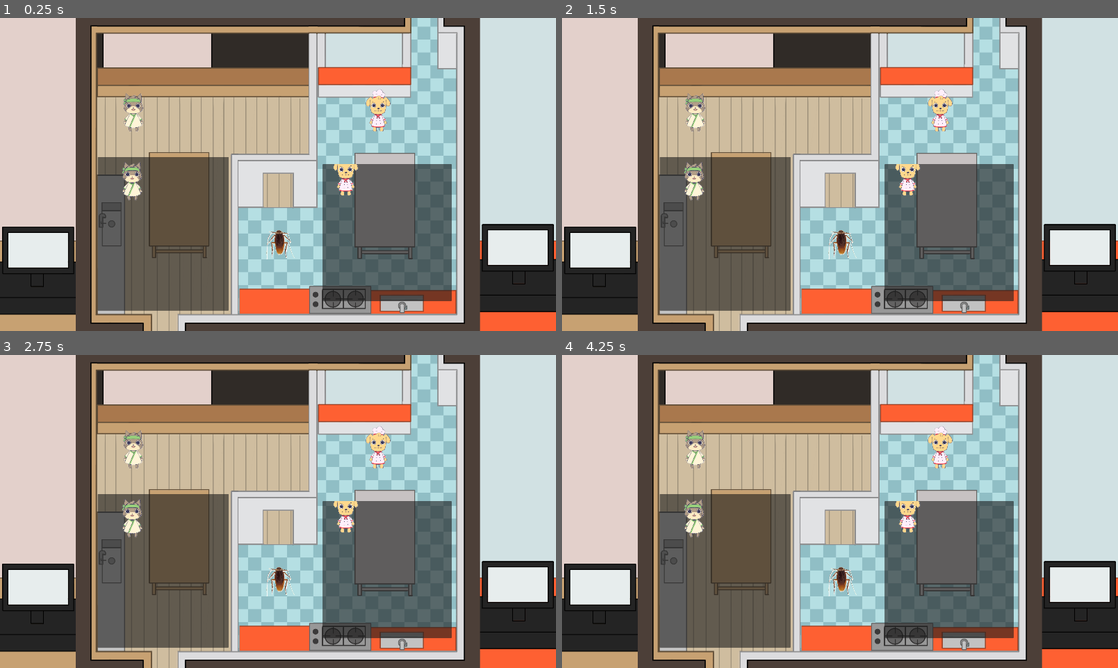
Above: before the commit, frames 1-4 (two rows, left to right).
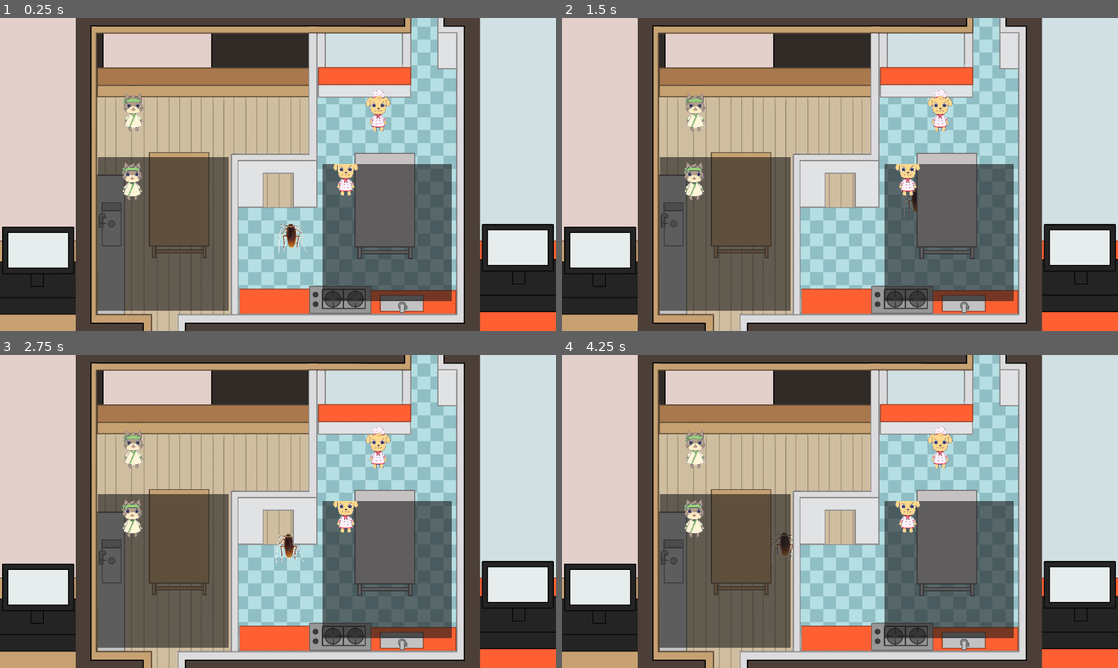
Above: after the commit, the same moments.

Repository: Haileyliuu/CookingGame
Game: Godot game, scene res://Scenes/main.tscn
Same seed, same stepped clock (60 frames per second), same inputs: the game is played once before the commit and once after it.
Inputs:
- Up to frame 1 (0.25 s): no input
- Up to frame 2 (1.5 s): hold E (cat_select) 0.53-1.28 s; tap F (cat_chop) at 0.77 s; tap Shift (dog_select) at 1.35 s
- Up to frame 3 (2.75 s): tap F (cat_chop) at 1.52 s; hold E (cat_select) from 2.03 s (still down)
- Up to frame 4 (4.25 s): release E (cat_select) at 2.78 s; tap Shift (dog_select) at 2.85 s; tap F (cat_chop) at 3.02, 3.77 s; tap Enter at 3.5 s; hold E (cat_select) from 3.53 s (still down)

The runs differ from the first frame. In frame 1, 0.4% of the frame differs, in the area x 47-56%, y 65-78%; in frame 2, 0.3%; in frame 3, 0.4%, in the area x 47-55%, y 57-78%; in frame 4, 0.4%.

Commit message:
cockroach

Diff:
--- a/cooking-game/Scenes/cockroach.tscn
+++ b/cooking-game/Scenes/cockroach.tscn
@@ -6,7 +6,7 @@
 [sub_resource type="CircleShape2D" id="CircleShape2D_6yktk"]
 radius = 50.0
 
-[node name="Cockroach" type="CharacterBody2D"]
+[node name="Cockroach" type="Area2D"]
 script = ExtResource("1_tj5fg")
 
 [node name="Sprite2D" type="Sprite2D" parent="."]
--- a/cooking-game/Scenes/main.tscn
+++ b/cooking-game/Scenes/main.tscn
@@ -22,9 +22,10 @@
 [ext_resource type="PackedScene" uid="uid://5vcp8rmx38c6" path="res://Scenes/cockroach.tscn" id="20_hibaj"]
 
 [sub_resource type="NavigationPolygon" id="NavigationPolygon_hibaj"]
-vertices = PackedVector2Array(88.109375, -497.95313, 91.88281, -158.53125, 53, -160.53125, -621.90625, -495.03906, 599.97656, 147.9375, -134, 144.04688, -134, -115.86719, -54.882813, -114.859375, 53, -108.8125, 146.90625, -489.02344, 599.0078, -489.96875, 143.92969, -119.0625, -175.95313, -173, -177.95313, 229.96875, -616.0703, 229.02344, -61, -173)
-polygons = Array[PackedInt32Array]([PackedInt32Array(0, 1, 2, 3), PackedInt32Array(4, 5, 6, 7, 8), PackedInt32Array(9, 10, 4, 11), PackedInt32Array(12, 13, 14, 3), PackedInt32Array(3, 2, 8, 15), PackedInt32Array(8, 11, 4), PackedInt32Array(8, 7, 15), PackedInt32Array(3, 15, 12)])
-outlines = Array[PackedVector2Array]([PackedVector2Array(-63 …(212 unchanged characters)… 63, -166.00006, -163, -168.00006, 240, -626.00006, 239)])
+vertices = PackedVector2Array(-190.88281, -188, -192.88281, 215, -240.74219, 15.2421875, -244.25781, -320, 584.03125, -474.9375, 584.96094, 132.85938, 460.10156, -6.0078125, 458.89844, -304.35156, -119, 129.13281, 263.6875, 2.0625, 161.78906, -474.04688, 267.28906, -301.64844, 158.82031, -105.640625, 38, -92.02344, -119, -100.671875, -38.1875, -99.640625, -496.89063, 215, -455.27344, 21.78125, -494.89844, -258.0703, -451.7422, -320, 38, -176.3125, -47.492188, -188, 73.27344, -482.89063, 76.703125, -174.32031, -601.53125, -262.09375, -606.4297, -480.10156)
+polygons = Array[PackedInt32Array]([PackedInt32Array(0, 1, 2, 3), PackedInt32Array(4, 5, 6, 7), PackedInt32Array(6, 5, 8, 9), PackedInt32Array(10, 4, 7, 11), PackedInt32Array(12, 10, 11, 9), PackedInt32Array(12, 9, 8, 13), PackedInt32Array(13, 8, 14, 15), PackedInt32Array(2, 1, 16, 17), PackedInt32Array(17, 16, 18, 19), PackedInt32Array(20, 13, 15, 21), PackedInt32Array(22, 23, 20, 21, 3), PackedInt32Array(18, 24, 25, 19), PackedInt32Array(19, 25, 22, 3), PackedInt32Array(3, 21, 0)])
+outlines = Array[PackedVector2Array]([PackedVector2Array(-63 …(212 unchanged characters)… 63, -166.00006, -163, -168.00006, 240, -522.00006, 240, -520.00006, -234, -626.00006, -238), PackedVector2Array(-427.00006, -295, -430.00006, -4, -266.00006, -9, -269.00006, -295), PackedVector2Array(291.99994, -277, 288.99994, -24, 434.99994, -30, 433.99994, -279)])
+agent_radius = 25.0
 
 [sub_resource type="ShaderMaterial" id="ShaderMaterial_h1bgf"]
 shader = ExtResource("11_k12tt")
--- a/cooking-game/Scripts/cockroach.gd
+++ b/cooking-game/Scripts/cockroach.gd
@@ -1,4 +1,4 @@
-extends CharacterBody2D
+extends Area2D
 
 @onready var nav_agent : NavigationAgent2D = $NavigationAgent2D
 
@@ -8,8 +8,8 @@
 
 func _move_npc():
 	var random_pos: Vector2
-	random_pos.x = randf_range(300, 1600)
-	random_pos.y = randf_range(0, 1000)
+	random_pos.x = randi_range(300, 1600)
+	random_pos.y = randi_range(200, 1000)
 	nav_agent.set_target_position(random_pos)
 
 func _physics_process(delta: float) -> void:
@@ -18,8 +18,7 @@
 	var direction = local_destination.normalized()
 	#var player_global_position = player.global_transform.origin
 	#var look_at_dir = Vector3(global_position.x + player_global_position.z, 0, global_position.z + player_global_position.x)
-	if velocity.x < .5 && velocity.y < .5:
+	if nav_agent.is_navigation_finished() || !nav_agent.is_target_reachable():
 		_move_npc()
 
-	velocity = direction * 5.0 * delta
-	move_and_slide()
+	position += direction * 200.0 * delta
